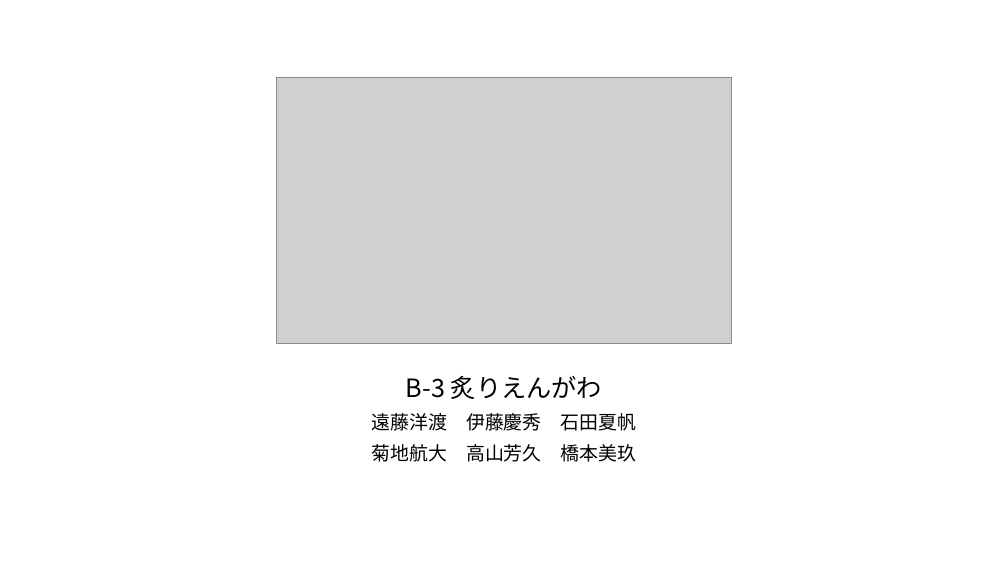
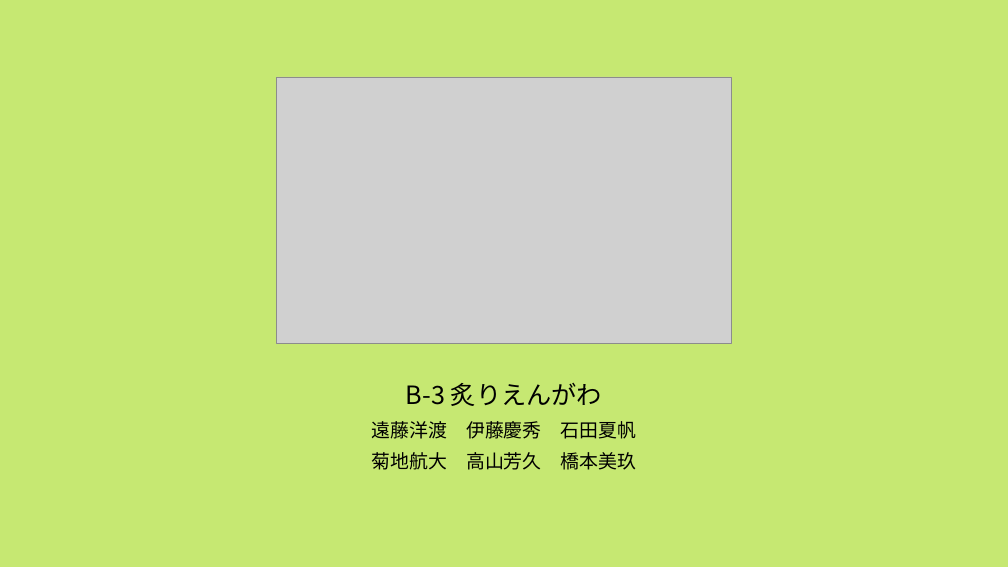
Before and after one commit to dojo2022/B-3, a slide deck: slide 1 of doc/B3炙りえんがわ_成果発表会資料.pptx. Drawn at 1008x567 pixels with LibreOffice and Linux fonts; fonts in the diff are those of the drawing; grey boxes stand for pictures. Boxes give left, top, right and bottom in pixels: in the first picture for what was removed or moved away, otherwise in the second. Text is boxed around its words. In the diff, an @@ line names an element or a change of style, - is before the commit and + after.

```diff
--- a/doc/B3炙りえんがわ_成果発表会資料.pptx
+++ b/doc/B3炙りえんがわ_成果発表会資料.pptx
@@ background #FFFFFF to #C6E872 @@
@@ subtitle "B-3 炙りえんがわ": place and size @@
-subtitle "B-3 炙りえんがわ" at box(372, 376, 637, 462)
+subtitle "B-3 炙りえんがわ" at box(372, 383, 637, 470)
```
Also in this commit, not shown: 18 other slides changed.
